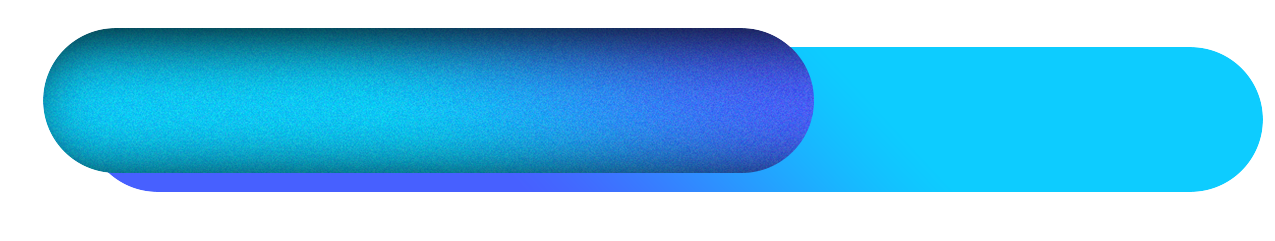
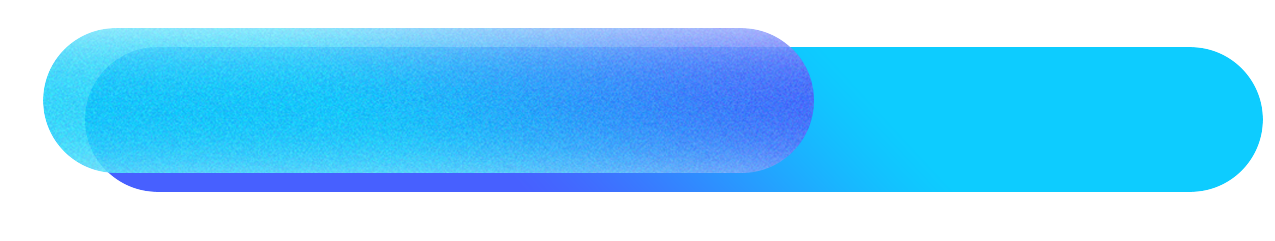
Revision of a layered 1275 × 241 image; what changed, layer by layer:
painted on "фон прогрессбара" over box(43, 28, 814, 173)
removed layer "основной прогресс бар" over box(43, 28, 814, 173)
added layer "основной прогресс бар" (92%) above "фон" over box(43, 28, 814, 173)